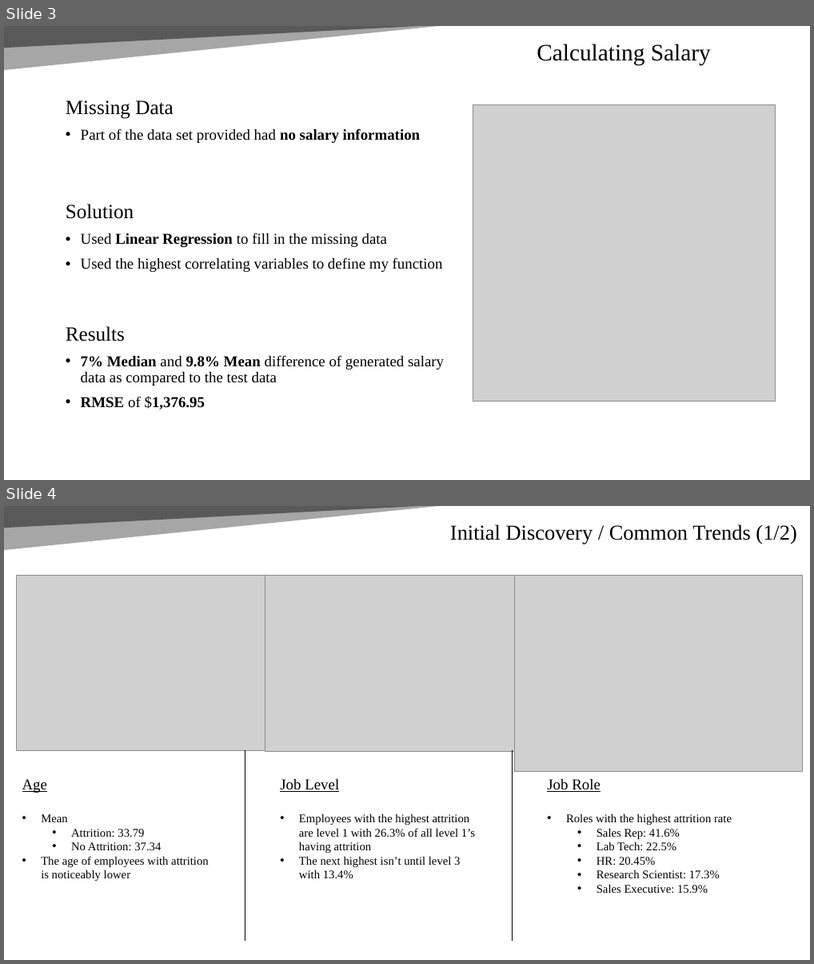
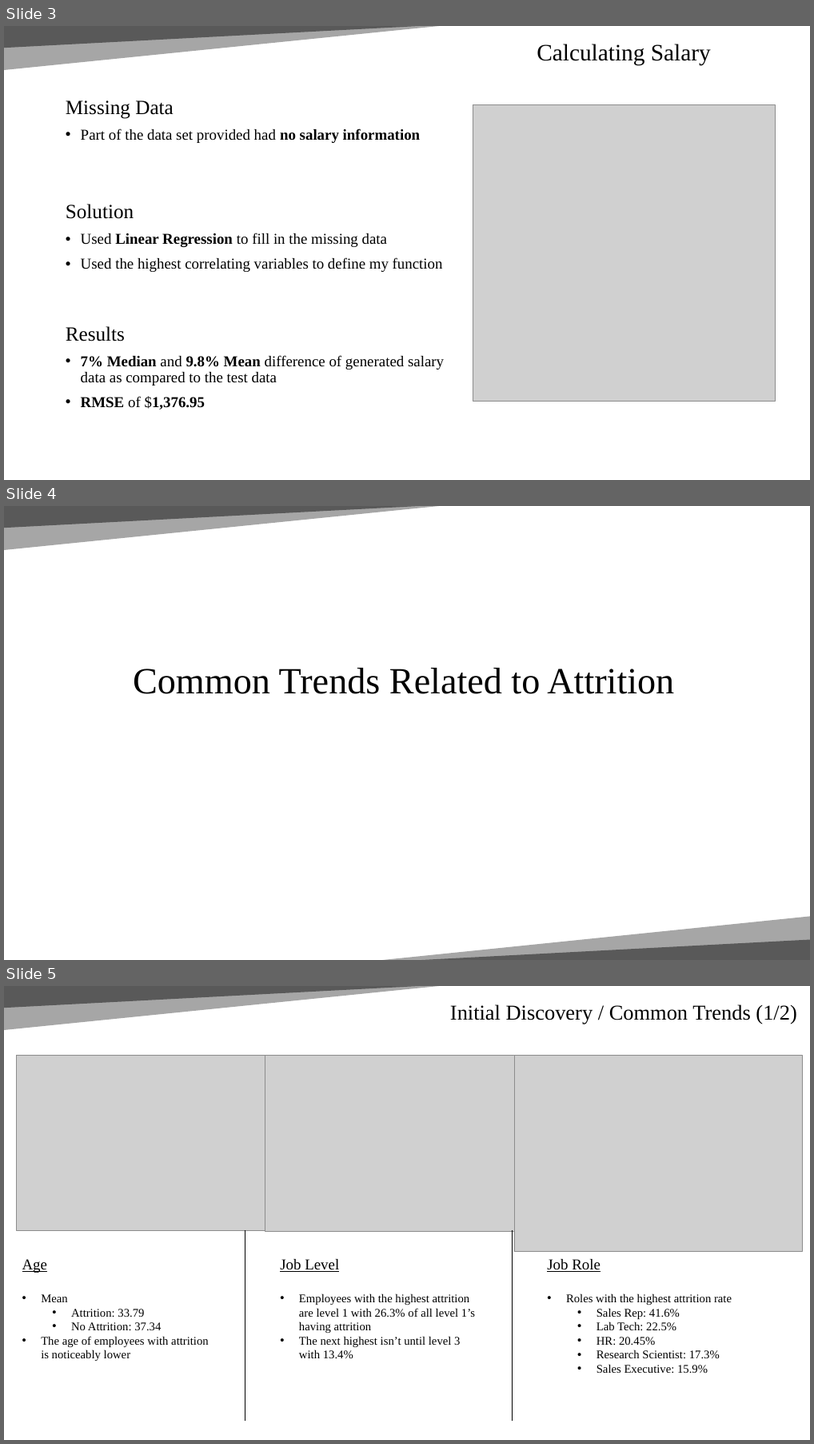
Before and after one commit to Abillelatus/CaseStudy2DDS, a slide deck: CaseStudy2DDS.pptx. Shown one above the other, each under a label of ours: slides 3 and 4 before the commit, slides 3, 4 and 5 after it. The pictures are 814x964 and 814x1444 pixels, drawn with LibreOffice and Linux fonts; fonts in the diff are those of the drawing; grey boxes stand for pictures. Boxes give left, top, right and bottom in pixels: in the first picture for what was removed or moved away, otherwise in the second. Text is boxed around its words. In the diff, an @@ line names an element or a change of style, - is before the commit and + after.

```diff
--- a/CaseStudy2DDS.pptx
+++ b/CaseStudy2DDS.pptx
@@ slide 4 added at [4,506,810,960], background #FFFFFF; not listed: 2 template elements that a slide beside it also shows @@
@@ title added at [133,668,674,694], 44 pt, text #000000 @@
+Common Trends Related to Attrition
@@ right triangle added at [375,916,810,960], fill #A6A6A6 @@
@@ right triangle added at [376,939,810,960], fill #595959 @@
@@ what was slide 4 is now slide 5 @@
```
Also in this commit, not shown: 1 slide changed, 7 other slides added.
